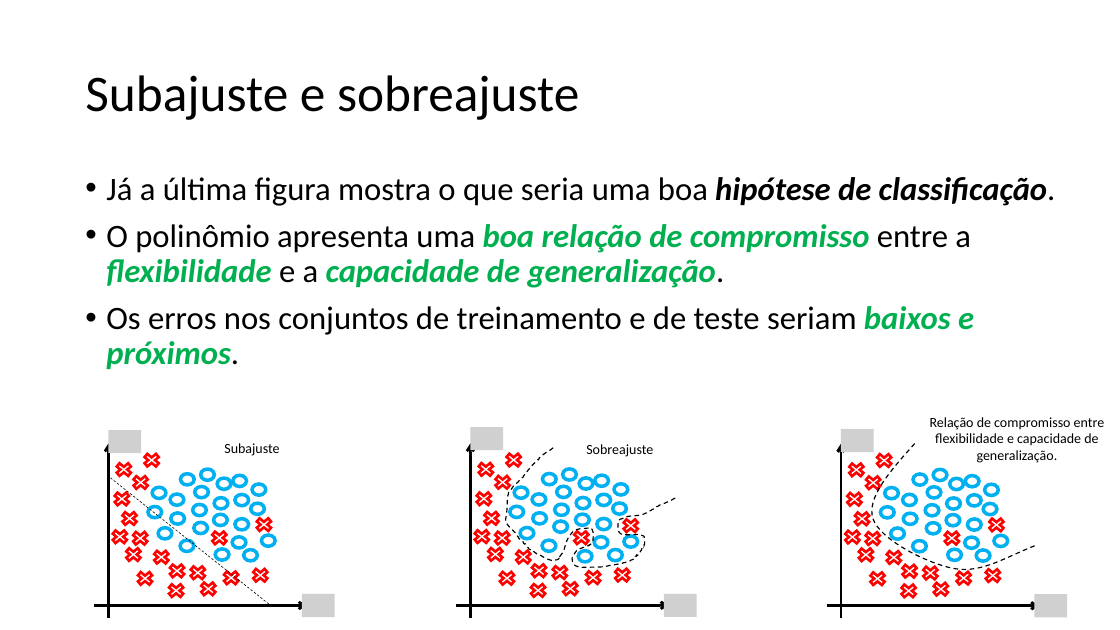
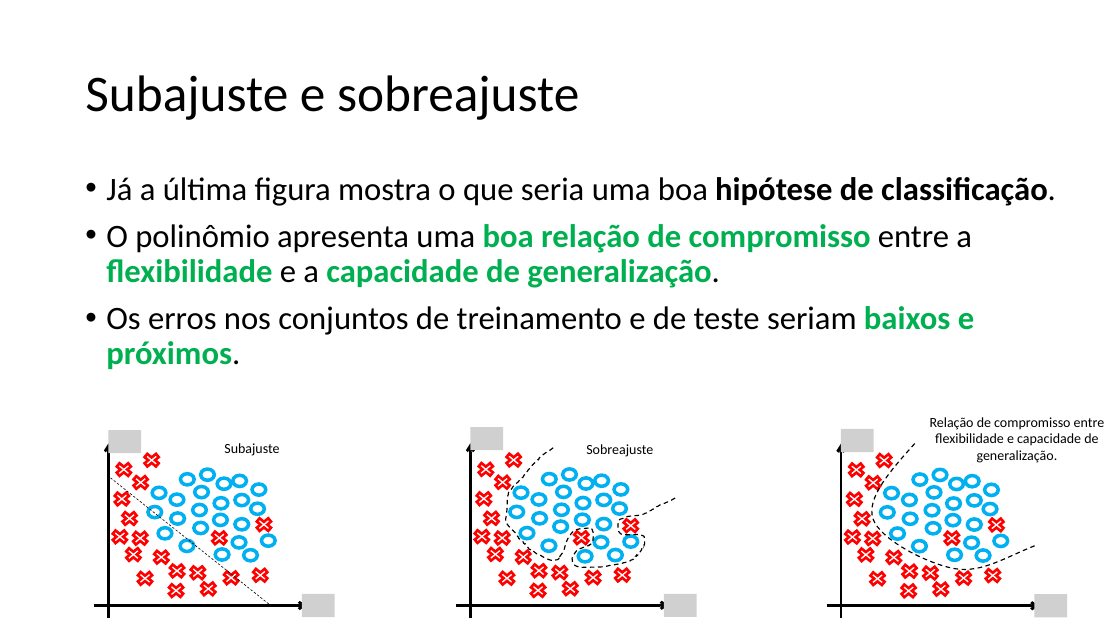
Before and after one commit to zz4fap/c24_inteligencia_artificial, a slide deck: slide 41 of slides/C24_Classificação.pptx (slide 44 before the commit). Drawn at 1120x630 pixels with LibreOffice and Linux fonts; fonts in the diff are those of the drawing; grey boxes stand for pictures. Boxes give left, top, right and bottom in pixels: in the first picture for what was removed or moved away, otherwise in the second. Text is boxed around its words. In the diff, an @@ line names an element or a change of style, - is before the commit and + after.

```diff
--- a/slides/C24_Classificação.pptx
+++ b/slides/C24_Classificação.pptx
@@ text "Já a última figura mostra ..." at [106,177,1056,369]: italic off in "hipótese de classificação.", "boa relação de compromisso flexibilidade capacidade de ...", "baixos e próximos." @@
```
Also in this commit, not shown: 5 other slides changed, 2 slides added, 4 slides removed.
